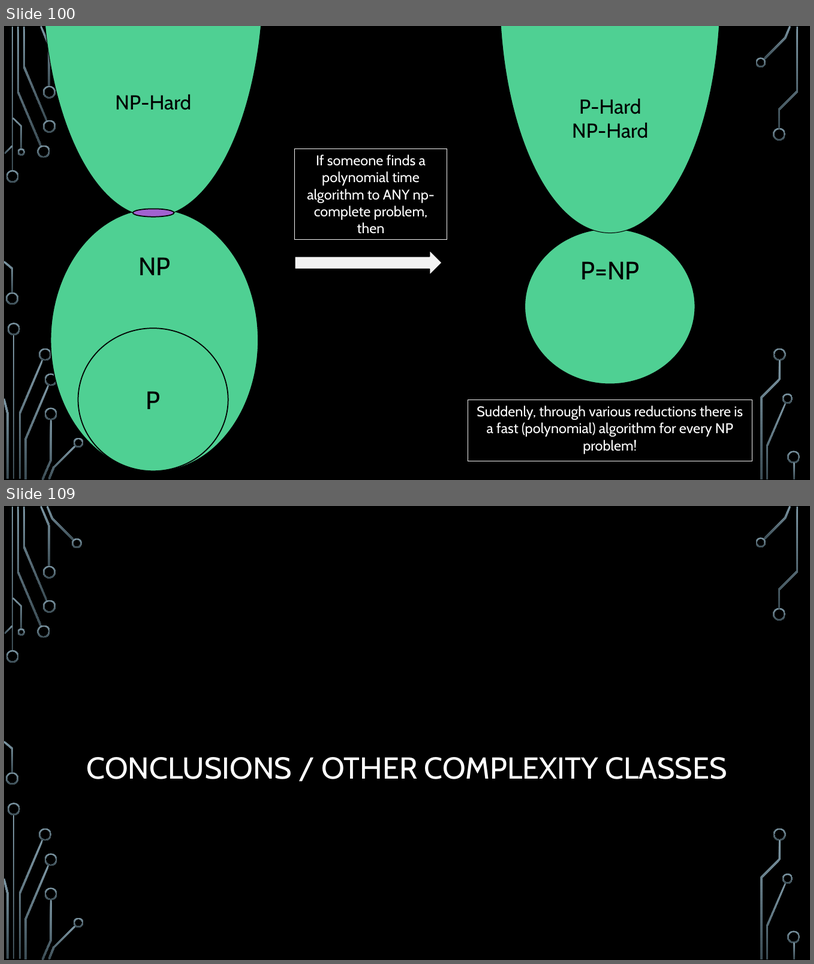
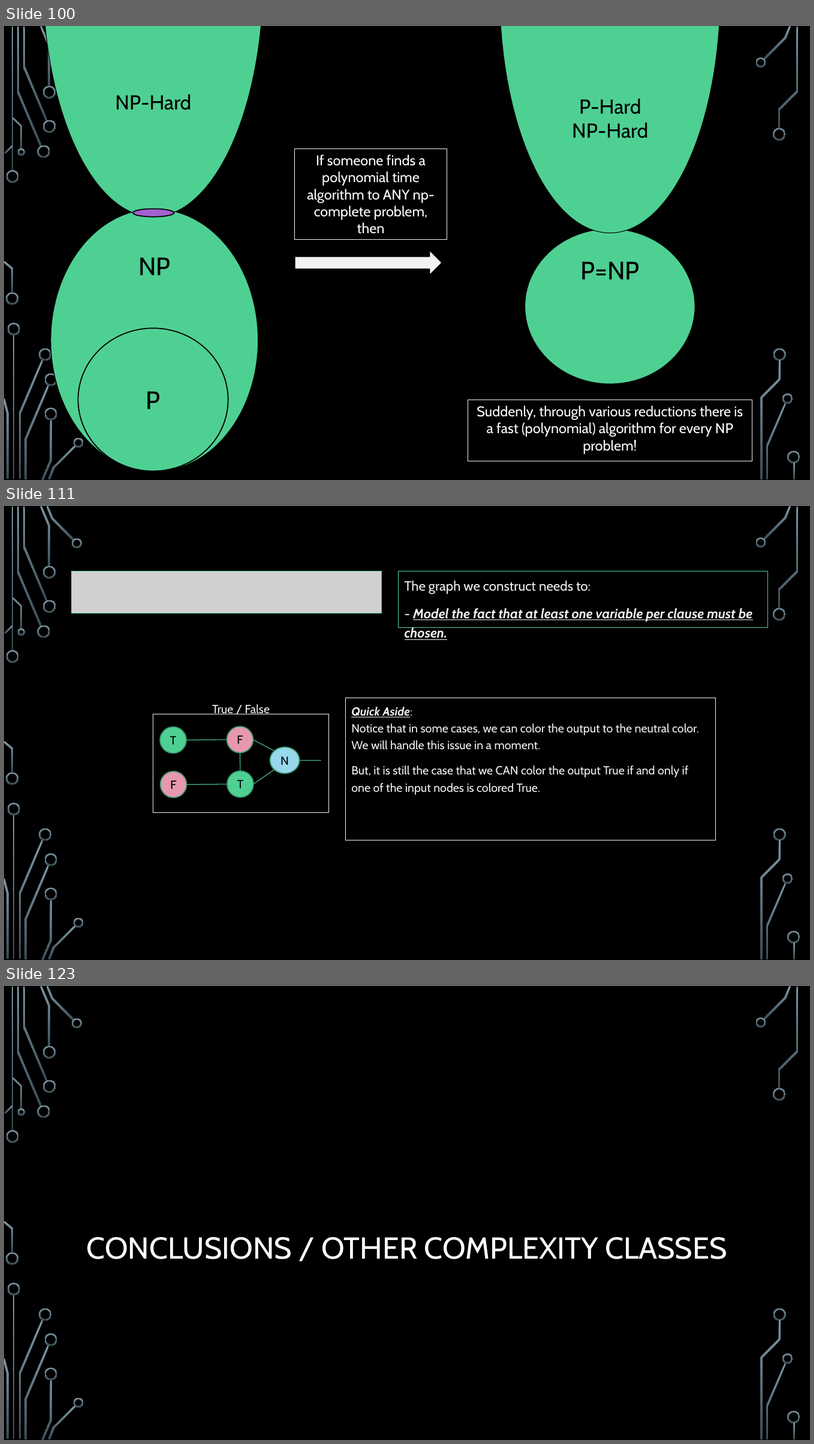
Before and after one commit to markfloryan/dmt2, a slide deck: slides/05-ComplexityTheory.pptx. Shown one above the other, each under a label of ours: slides 100 and 109 before the commit, slides 100, 111 and 123 after it; the slides between them are not shown. The pictures are 814x964 and 814x1444 pixels, drawn with LibreOffice and Linux fonts; fonts in the diff are those of the drawing; grey boxes stand for pictures; background and template pictures are left out. Boxes give left, top, right and bottom in pixels: in the first picture for what was removed or moved away, otherwise in the second. Text is boxed around its words. In the diff, an @@ line names an element or a change of style, - is before the commit and + after.

```diff
--- a/slides/05-ComplexityTheory.pptx
+++ b/slides/05-ComplexityTheory.pptx
@@ slide 111 added at [4, 506, 810, 960], background picture (left out); not listed: 36 template elements that a slide beside it also shows @@
@@ picture added at [71, 571, 382, 613] @@
@@ rectangle added at [398, 571, 768, 628], outline #4FD093 0.75 pt, 16 pt, text #F2F2F2, bold, italic, underline @@
+The graph we construct needs to:
+- Model the fact that at least one variable per clause must be chosen.
@@ rectangle added at [346, 698, 716, 840], outline #F2F2F2 0.75 pt, 14 pt, text #F2F2F2 @@
+Quick Aside:
+Notice that in some cases, we can color the output to the neutral color. We will handle this issue in a moment.
+But, it is still the case that we CAN color the output True if and only if one of the input nodes is colored True.
@@ rectangle added at [153, 714, 329, 813], outline #F2F2F2 0.75 pt @@
@@ text added at [212, 704, 270, 714], 14 pt, text #F2F2F2 @@
+True / False
@@ ellipse added at [160, 727, 186, 753], fill #4FD093, outline #3A9A6D 1.25 pt, 14 pt, text #000000 @@
+T
@@ line added from (227, 739) to (186, 740), #4FD093 0.75 pt @@
@@ ellipse added at [227, 726, 253, 752], fill #E798B0, outline #3A9A6D 1.25 pt, 14 pt, text #000000 @@
+F
@@ line added from (275, 751) to (253, 739), #4FD093 0.75 pt @@
@@ line added from (240, 753) to (240, 771), #4FD093 0.75 pt @@
@@ ellipse added at [270, 747, 300, 773], fill #98D7EC, outline #3A9A6D 1.25 pt, 14 pt, text #000000 @@
+N
@@ ellipse added at [161, 771, 186, 797], fill #E798B0, outline #3A9A6D 1.25 pt, 14 pt, text #000000 @@
+F
@@ ellipse added at [227, 771, 253, 797], fill #4FD093, outline #3A9A6D 1.25 pt, 14 pt, text #000000 @@
+T
@@ line added from (275, 769) to (254, 784), #4FD093 0.75 pt @@
@@ line added from (321, 760) to (300, 760), #4FD093 0.75 pt @@
@@ line added from (227, 784) to (186, 784), #4FD093 0.75 pt @@
@@ what was slide 109 is now slide 123 @@
```
Also in this commit, not shown: 13 other slides added, 2 other files.
